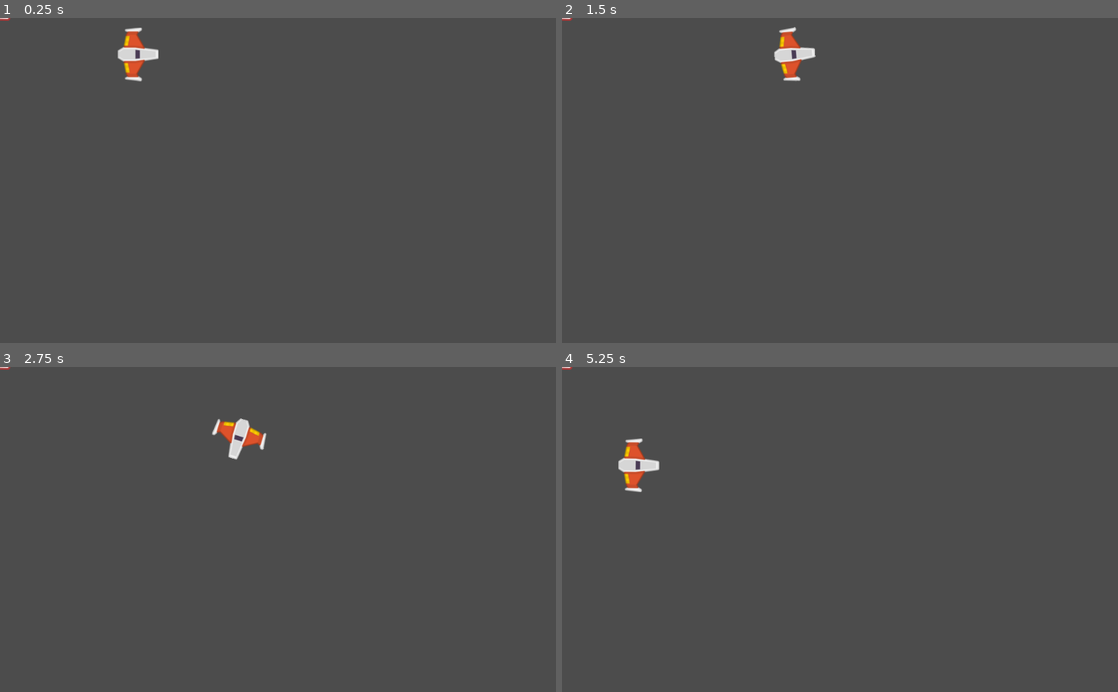
Above: before the commit, frames 1-4 (two rows, left to right).
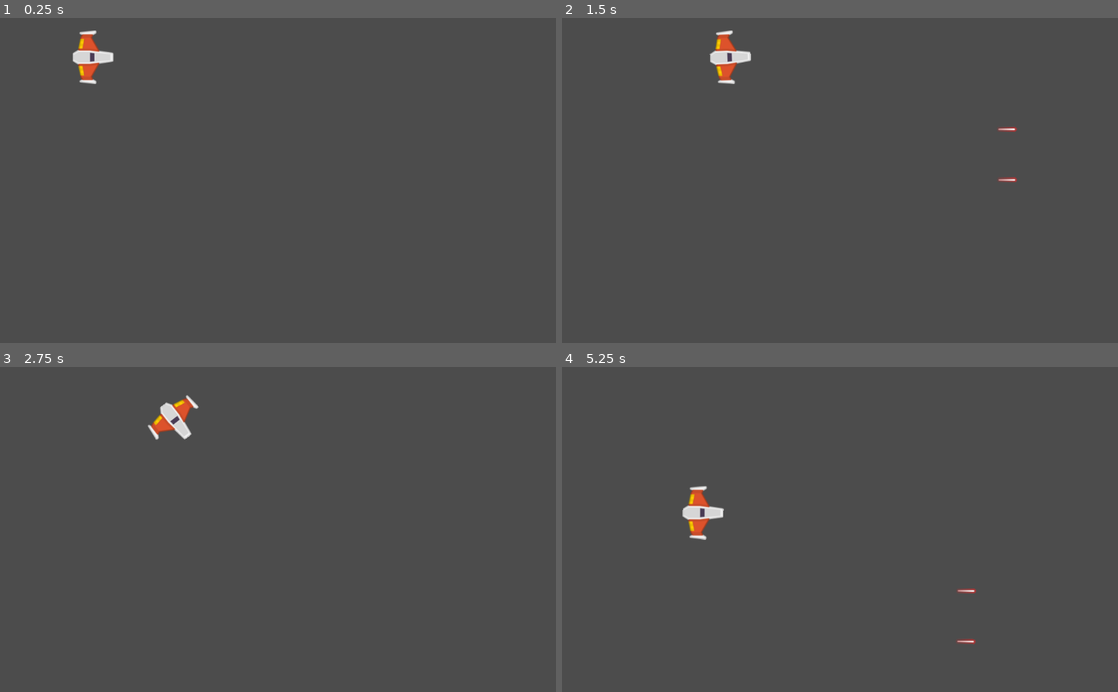
Above: after the commit, the same moments.

Repository: franco014/proyecto-meteoritos
Game: Godot game, scene res://Juego/Niveles/NivelTest.tscn
The game is run twice, just before and just after one commit, with the same random seed, the same clock (stepped at 60 frames per second) and the same inputs.
Inputs (mouse positions are in pixels of both pictures, inside the frame that each line leads up to):
- Up to frame 1 (0.25 s): no input
- Up to frame 2 (1.5 s): tap Enter at 0.5 s; move the mouse to (962, 164) at 0.52 s; press the mouse at (962, 164) at 0.53 s; hold W (mover_adelante) 0.53-1.28 s; move the mouse to (728, 196) at 1.27 s; release the mouse at (728, 196) at 1.28 s; hold S (mover_atras) from 1.28 s (still down); tap A (rotar_antihorario) at 1.35 s
- Up to frame 3 (2.75 s): move the mouse to (333, 458) at 2.02 s; release S (mover_atras) at 2.03 s; hold W (mover_adelante) from 2.03 s (still down); hold D (rotar_horario) from 2.03 s (still down)
- Up to frame 4 (5.25 s): move the mouse to (812, 594) at 2.77 s; release D (rotar_horario) at 2.78 s; click (812, 594) at 2.85 s; move the mouse to (1006, 578) at 3.52 s; release W (mover_adelante) at 3.53 s; hold A (rotar_antihorario) 3.53-4.28 s; hold S (mover_atras) from 3.53 s (still down); move the mouse to (673, 480) at 4.27 s; tap D (rotar_horario) at 4.35 s; move the mouse to (867, 529) at 5.02 s; press the mouse at (867, 529) at 5.03 s

The runs differ from the first frame. In frame 1, 1.3% of the frame differs, in the area x 0-29%, y 0-21%; in frame 2, 1.3%; in frame 3, 1.2%; in frame 4, 1.4%, in the area x 0-75%, y 0-86%.

Commit message:
laser

Diff:
--- /dev/null
+++ b/Juego/Niveles/Nivel.gd
@@ -0,0 +1,7 @@
+extends Node2D
+
+func _ready() -> void:
+	Eventos.connect("disparo",self,"_on_disparo")
+
+func _on_disparo(proyectil:proyectil) ->void:
+	add_child(proyectil)
--- a/Juego/Niveles/NivelTest.tscn
+++ b/Juego/Niveles/NivelTest.tscn
@@ -1,14 +1,11 @@
 [gd_scene load_steps=3 format=2]
 
 [ext_resource path="res://Juego/naves/player/Player.tscn" type="PackedScene" id=1]
-[ext_resource path="res://Juego/naves/player/laser/LaserPlayer.tscn" type="PackedScene" id=2]
+[ext_resource path="res://Juego/Niveles/Nivel.gd" type="Script" id=3]
 
 [node name="NivelTest" type="Node2D"]
+position = Vector2( 240.543, 179.962 )
+script = ExtResource( 3 )
 
 [node name="Player" parent="." instance=ExtResource( 1 )]
-
-[node name="LaserPlayer" parent="." instance=ExtResource( 2 )]
-position = Vector2( 295, 113.461 )
-
-[node name="LaserPlayer2" parent="." instance=ExtResource( 2 )]
-position = Vector2( 293.665, 21.3574 )
+position = Vector2( -69.2871, -107.616 )
--- /dev/null
+++ b/Juego/autoloads/eventos.gd
@@ -0,0 +1,3 @@
+extends Node
+
+signal disparo(proyecil)
--- a/Juego/naves/player/Player.tscn
+++ b/Juego/naves/player/Player.tscn
@@ -12,13 +12,12 @@
 
 [node name="Player" type="RigidBody2D"]
 position = Vector2( 255, 67 )
+mass = 2.5
 physics_material_override = SubResource( 1 )
 gravity_scale = 0.0
 linear_damp = 1.0
 angular_damp = 4.0
 script = ExtResource( 2 )
-potencia_motor = 10
-potencia_rotacion = 230
 
 [node name="Sprite" type="Sprite" parent="."]
 rotation = 1.5708
@@ -29,12 +28,11 @@
 shape = SubResource( 2 )
 
 [node name="canion" parent="." instance=ExtResource( 3 )]
-position = Vector2( 3.05176e-05, 0.37458 )
 
 [node name="PuntoIzquierdo" parent="canion" index="0"]
-position = Vector2( 1.49829, -45.3238 )
+position = Vector2( 4.76221, -46.9288 )
 
 [node name="PuntoDerecho" parent="canion" index="1"]
-position = Vector2( 0.943878, 46.7218 )
+position = Vector2( 5.25269, 46.5119 )
 
 [editable path="canion"]
--- a/Juego/naves/player/laser/canion.gd
+++ b/Juego/naves/player/laser/canion.gd
@@ -49,7 +49,7 @@
 			velocidad_proyectil,
 			danio_proyectil
 			)
-	print("pew pew")
+		Eventos.emit_signal("disparo",new_proyectil)
 
 
 
--- a/Juego/naves/player/laser/canion.tscn
+++ b/Juego/naves/player/laser/canion.tscn
@@ -6,6 +6,8 @@
 [node name="canion" type="Node2D"]
 script = ExtResource( 1 )
 proyectil = ExtResource( 2 )
+cadencia_disparo = 0.3
+velocidad_proyectil = 1000.0
 
 [node name="PuntoIzquierdo" type="Position2D" parent="."]
 position = Vector2( 0, -4.06893 )
--- a/Juego/naves/player/laser/proyectil.gd
+++ b/Juego/naves/player/laser/proyectil.gd
@@ -14,4 +14,4 @@
 	danio = danio_p
 
 func _physics_process(delta: float) -> void:
-	position = velocidad*delta
+	position += velocidad*delta
--- a/project.godot
+++ b/project.godot
@@ -36,6 +36,10 @@
 run/main_scene="res://Juego/Niveles/NivelTest.tscn"
 config/icon="res://icon.png"
 
+[autoload]
+
+Eventos="*res://Juego/autoloads/eventos.gd"
+
 [input]
 
 mover_adelante={
